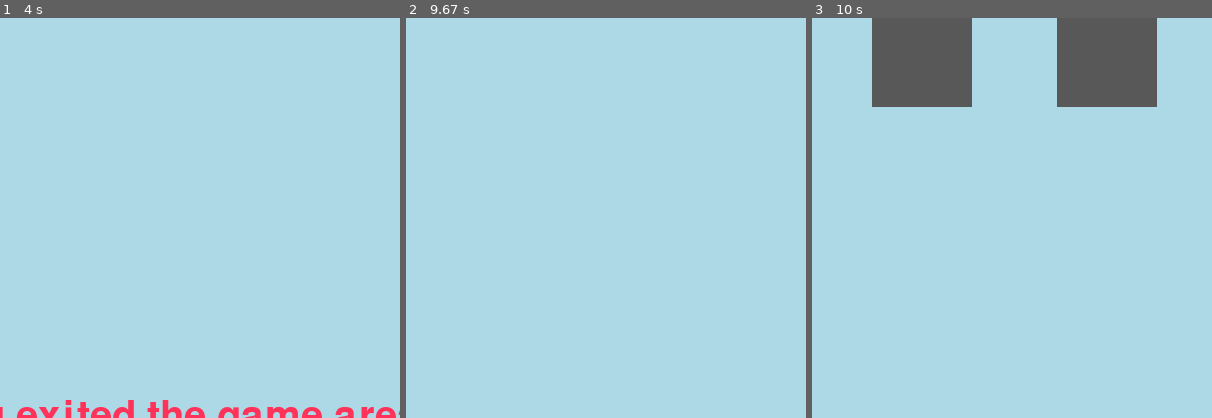
Above: before the commit, frames 1-3 (left to right).
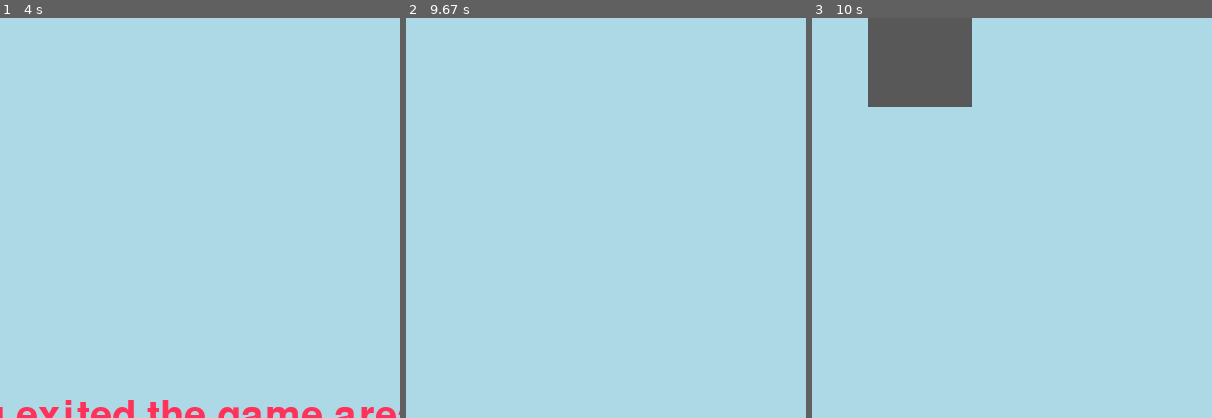
Above: after the commit, the same moments.

Repository: Hummenix/somePygame
Game: pygame game, started from game.py
Two runs of this game, one before a commit and one after it. Both use one fixed random seed, a clock stepped at 60 frames per second and the inputs below.
Inputs:
- Up to frame 1 (4 s): hold Right 0.33-0.8 s; hold Right 0.83-1.3 s
- Up to frame 2 (9.67 s): hold Left 5.07-5.47 s; hold Right 5.5-6.13 s; hold Left 6.17-6.63 s; hold Right 6.67-7.13 s; hold Right 7.17-7.63 s; hold Left 7.67-8.2 s; hold Left 8.23-8.63 s; hold Right 8.67-9.3 s; hold Left from 9.33 s (still down)
- Up to frame 3 (10 s): release Left at 9.8 s; hold Right from 9.83 s (still down)
The pictures show only the part of the screen within x 13-63%, y 0-50%; the shares and areas given below are measured in that part.

Frames 1-2 are identical in both runs. In frame 3, 5.8% of the frame differs, in the area x 14-87%, y 0-23%.

Commit message:
Somethings still wrong...

Diff:
--- a/game.py
+++ b/game.py
@@ -133,22 +133,24 @@
                     # TODO: make enemies not overlap by at least 1px
                     #  (enemy_x shouldn't be in range of enemy_x to enemy_x += enemy_width)
                     valid_position = False
+                    # -1 is an invalid value set for identification
                     if prev_enemy_x == -1:
                         enemy.enemy_x = random.randrange(0, display_width - int(enemy.enemy_width))
-                        prev_enemy_x = enemy.enemy_x
-                        prev_enemy_width = enemy.enemy_width
+                        #prev_enemy_x = enemy.enemy_x
+                        #prev_enemy_width = enemy.enemy_width
                     else:
                         while not valid_position:
                             enemy.enemy_x = random.randrange(0, display_width - int(enemy.enemy_width))
 
-                            # -1 is an invalid value set for identification
 
-                            if prev_enemy_x <= enemy.enemy_x <= prev_enemy_x + prev_enemy_width and prev_enemy_x <= enemy.enemy_x + enemy.enemy_width <= prev_enemy_x + prev_enemy_width:
+                            margin = 10
+                            if (prev_enemy.enemy_x - margin <= enemy.enemy_x <= prev_enemy.enemy_x + margin + prev_enemy.enemy_width
+                                    or prev_enemy.enemy_x - margin <= enemy.enemy_x + enemy.enemy_width
+                                        <= prev_enemy.enemy_x + margin + prev_enemy.enemy_width):
                                 pass
                             else:
                                 valid_position = True
-                    prev_enemy_x = enemy.enemy_x
-                    prev_enemy_width = enemy.enemy_width
+                    prev_enemy = enemy
 
                     score += 1
                     print("Score: " + str(score))
